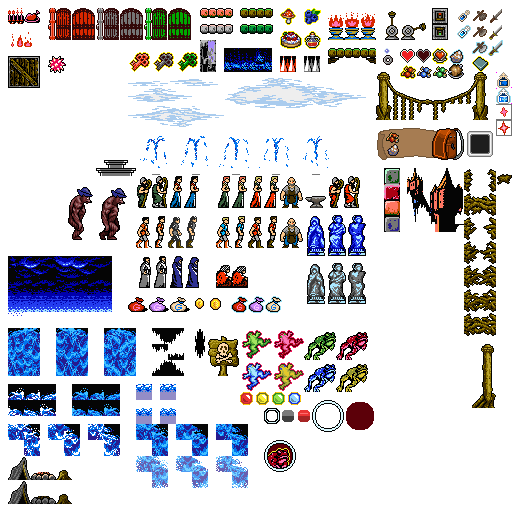
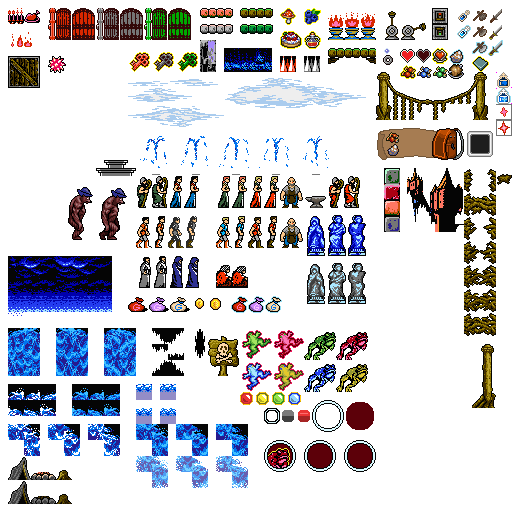
The second 512 × 512 image is a revision of the first. Changes to its layers:
added group "GrannyIcon" with 2 layers in group "Boss Health Bars" over <box>344,440,376,472</box>
added layer "Icon Frame copy" (1st of 2, in "Boss Health Bars" › "GrannyIcon") in group "GrannyIcon" over <box>344,440,376,472</box>
added layer "Icon Background copy 2" (1st of 2, in "Boss Health Bars" › "GrannyIcon") in group "GrannyIcon" over <box>346,442,374,470</box>
added group "HarpyIcon" with 2 layers in group "Boss Health Bars" over <box>304,440,336,472</box>
added layer "Icon Frame copy" (2nd of 2, in "Boss Health Bars" › "HarpyIcon") in group "HarpyIcon" over <box>304,440,336,472</box>
added layer "Icon Background copy 2" (2nd of 2, in "Boss Health Bars" › "HarpyIcon") in group "HarpyIcon" over <box>306,442,334,470</box>
